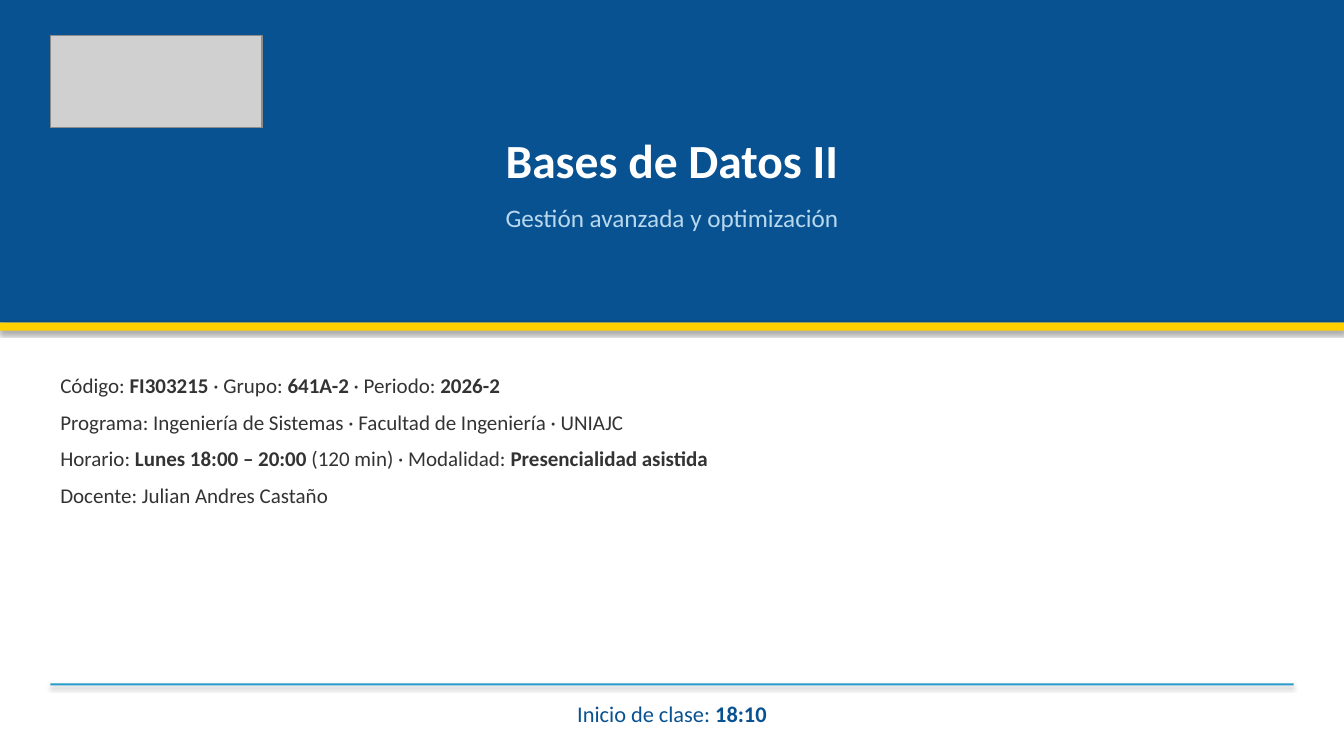
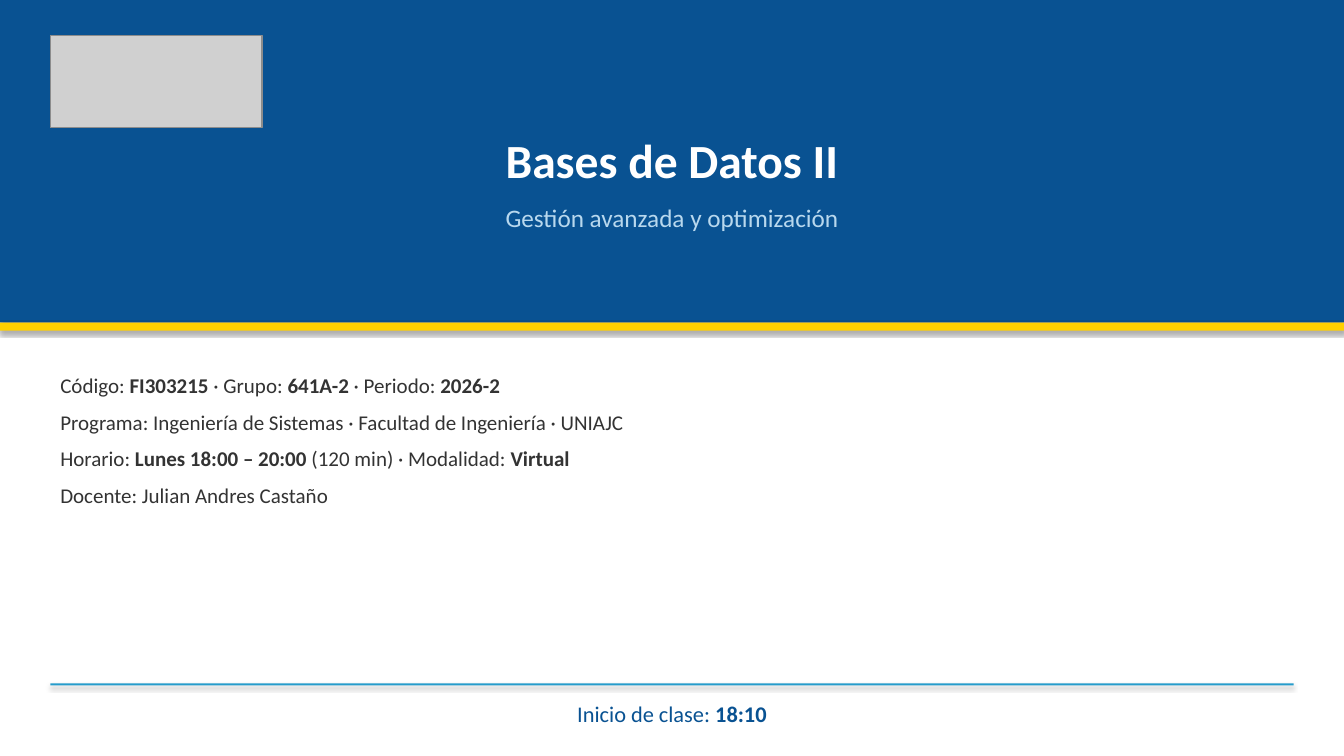
Before and after one commit to AndresDFX/UNIAJ, a slide deck: slide 1 of Bases de Datos II/Clases/Presentacion del Curso - Bases de Datos II.pptx. Drawn at 1344x756 pixels with LibreOffice and Linux fonts; fonts in the diff are those of the drawing; grey boxes stand for pictures. Boxes give left, top, right and bottom in pixels: in the first picture for what was removed or moved away, otherwise in the second. Text is boxed around its words. In the diff, an @@ line names an element or a change of style, - is before the commit and + after.

```diff
--- a/Bases de Datos II/Clases/Presentacion del Curso - Bases de Datos II.pptx
+++ b/Bases de Datos II/Clases/Presentacion del Curso - Bases de Datos II.pptx
@@ text at (x1=60, y1=451, x2=570, y2=469): text changed; bold off @@
-Horario: Lunes 18:00 – 20:00 (120 min) · Modalidad: Presencialidad asistida
+Horario: Lunes 18:00 – 20:00 (120 min) · Modalidad: Virtual
```
Also in this commit, not shown: 2 other slides changed, 59 other files.
